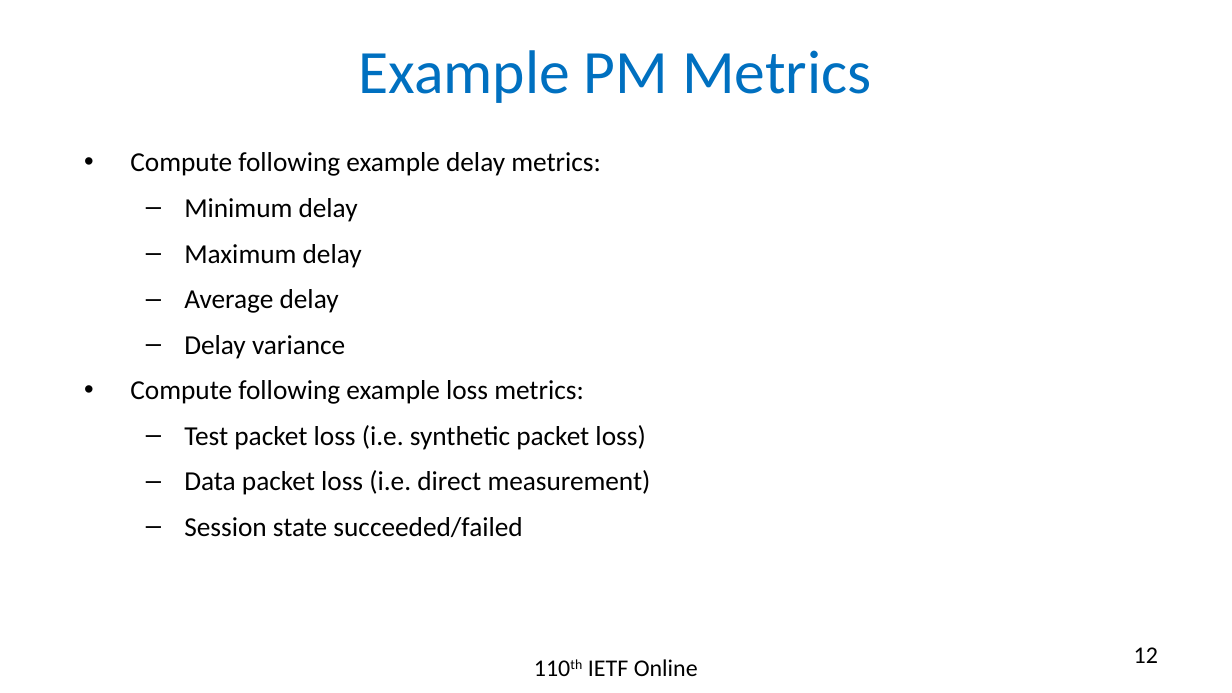
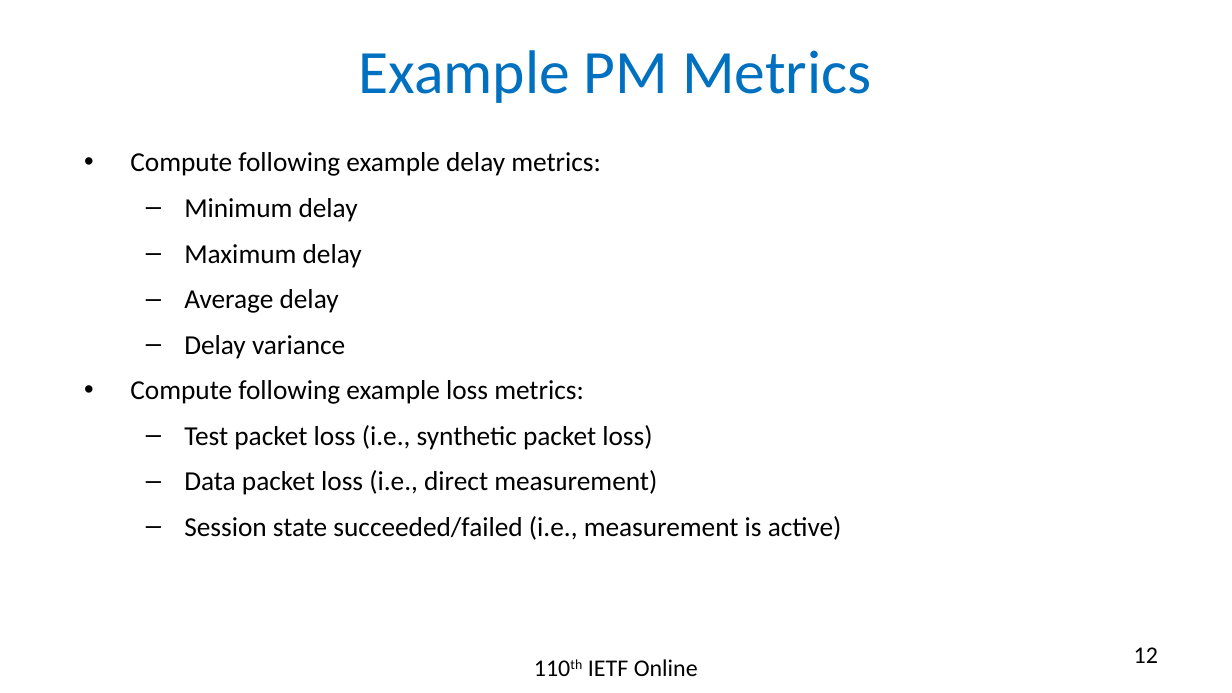
Before and after one commit to rakgandhi/ietf-slides, a slide deck: slide 12 of draft-gandhi-spring-stamp-srpm-05.pptx. Drawn at 1232x693 pixels with LibreOffice and Linux fonts; fonts in the diff are those of the drawing. Boxes give left, top, right and bottom in pixels: in the first picture for what was removed or moved away, otherwise in the second. Text is boxed around its words. In the diff, an @@ line names an element or a change of style, - is before the commit and + after.

```diff
--- a/draft-gandhi-spring-stamp-srpm-05.pptx
+++ b/draft-gandhi-spring-stamp-srpm-05.pptx
@@ text at [184, 425, 842, 540]: text changed @@
-  – Test packet loss (i.e. synthetic packet loss)
-  – Data packet loss (i.e. direct measurement)
-  – Session state succeeded/failed
+  – Test packet loss (i.e., synthetic packet loss)
+  – Data packet loss (i.e., direct measurement)
+  – Session state succeeded/failed (i.e., measurement is active)
```
Also in this commit, not shown: 3 other slides changed, 1 other file.
